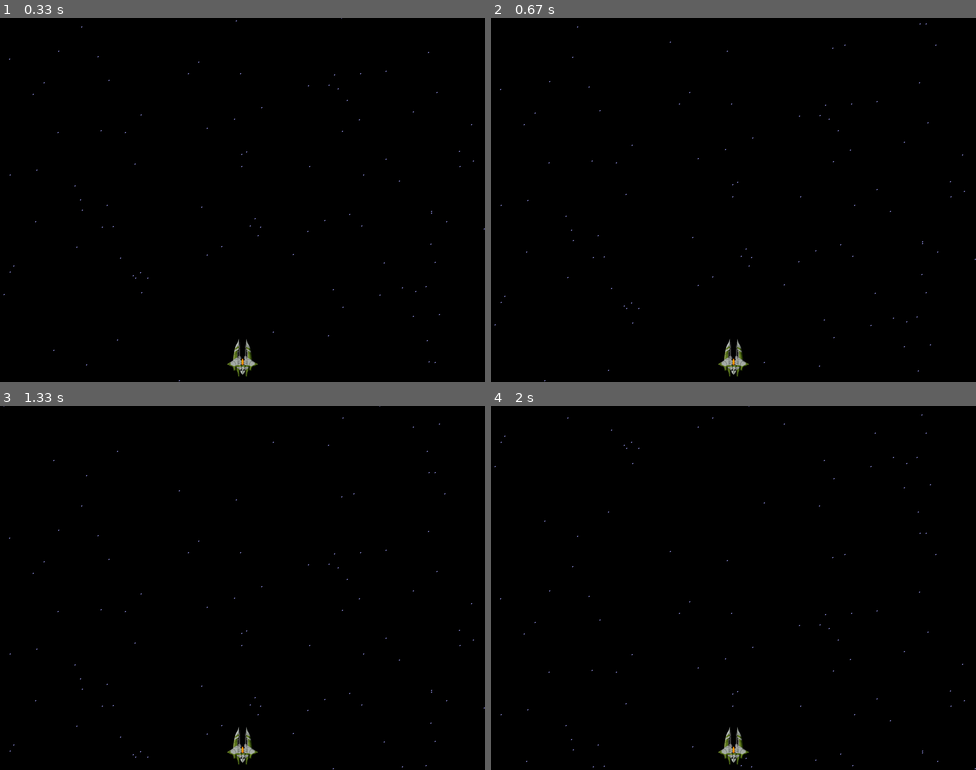
Above: before the commit, frames 1-4 (two rows, left to right).
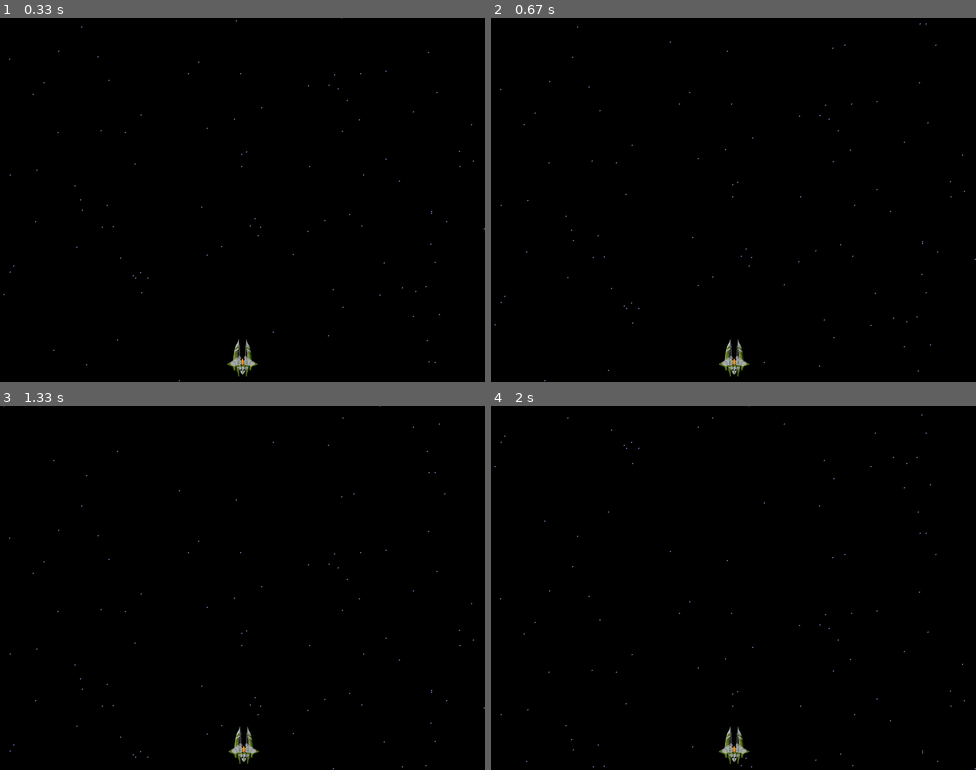
Above: after the commit, the same moments.

Repository: TheLycaeum/pygame
Game: pygame game, started from game.py
Same seed, same stepped clock (60 frames per second), same inputs: the game is played once before the commit and once after it.
Inputs:
- Up to frame 1 (0.33 s): no input
- Up to frame 2 (0.67 s): hold Right from 0.33 s (still down)
- Up to frame 3 (1.33 s): release Right at 0.8 s; hold Up 0.83-1.13 s; hold Right from 1.17 s (still down)
- Up to frame 4 (2 s): release Right at 1.63 s; hold Left from 1.67 s (still down)

Frame 1 is identical in both runs. In frame 2, 0.2% of the frame differs, in the area x 46-54%, y 88-99%; in frame 3, 0.3%; in frame 4, 0.2%.

Commit message:
Adds simple motion to ship

Diff:
--- a/game.py
+++ b/game.py
@@ -2,10 +2,12 @@
 import sys
 
 import pygame
-from pygame.locals import Rect, DOUBLEBUF, QUIT, K_ESCAPE, KEYDOWN
+from pygame.locals import Rect, DOUBLEBUF, QUIT, K_ESCAPE, KEYDOWN, K_DOWN, K_LEFT, K_UP, K_RIGHT
 
 X_MAX = 800
 Y_MAX = 600
+
+LEFT, RIGHT, UP, DOWN = 0, 1, 3, 4
 
 class Star(pygame.sprite.Sprite):
     def __init__(self, x, y):
@@ -37,6 +39,17 @@
     def update(self):
         pass
 
+    def move(self, direction):
+        v = 1
+        dx, dy = {UP : (0, -v),
+                  DOWN : (0, v),
+                  LEFT : (-v, 0),
+                  RIGHT : (v, 0)}[direction]
+
+        x, y = self.rect.center
+        self.rect.center = x + dx, y + dy
+
+
 def create_starfield(group):
     for i in range(100):
         x,y = random.randrange(X_MAX), random.randrange(Y_MAX)
@@ -63,6 +76,18 @@
             if event.type == QUIT or (event.type == KEYDOWN and event.key == K_ESCAPE):
                 sys.exit()
 
+            if event.type == KEYDOWN:
+                if event.key == K_DOWN:
+                    ship.move(DOWN)
+                if event.key == K_LEFT:
+                    ship.move(LEFT)
+                if event.key == K_RIGHT:
+                    ship.move(RIGHT)
+                if event.key == K_UP:
+                    ship.move(UP)
+
+
+
         # Update sprites
         everything.clear(screen, empty)
         everything.update()
